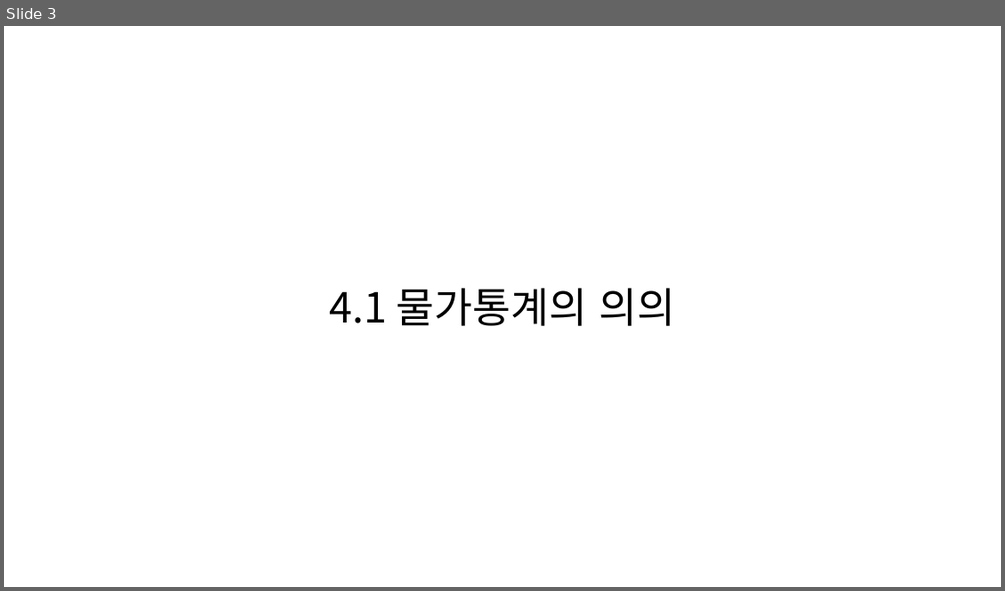
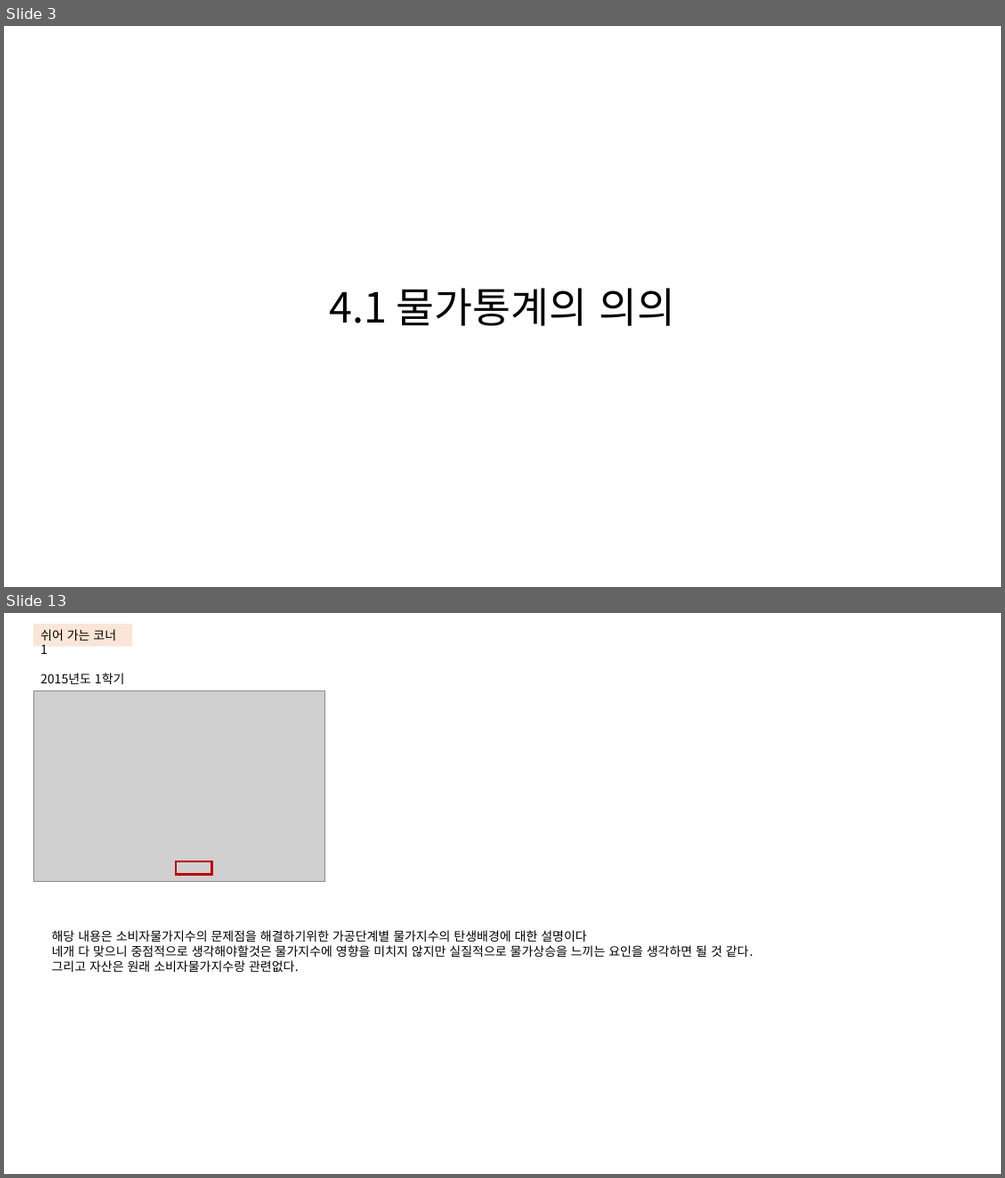
Before and after one commit to KNOU-STUDY/KNOU-UNDERSTANDING-NATIONAL-STATISTICS, a slide deck: previous_question/4장-물가통계.pptx. Shown one above the other, each under a label of ours: slide 3 before the commit, slides 3 and 13 after it; the slides between them are not shown. The pictures are 1005x591 and 1005x1178 pixels, drawn with LibreOffice and Linux fonts; fonts in the diff are those of the drawing; grey boxes stand for pictures. Boxes give left, top, right and bottom in pixels: in the first picture for what was removed or moved away, otherwise in the second. Text is boxed around its words. In the diff, an @@ line names an element or a change of style, - is before the commit and + after.

```diff
--- a/previous_question/4장-물가통계.pptx
+++ b/previous_question/4장-물가통계.pptx
@@ slide 13 added at <box>4,613,1001,1174</box>, background #FFFFFF @@
@@ rectangle added at <box>33,624,133,646</box>, fill #FBE5D6, 12 pt, text #000000 @@
+쉬어 가는 코너 1
@@ picture added at <box>33,690,324,882</box> @@
@@ text added at <box>40,673,124,684</box>, 12 pt, text #000000 @@
+2015년도 1학기
@@ rectangle added at <box>175,861,211,874</box>, outline #C00000 2 pt @@
@@ text added at <box>52,930,753,972</box>, 12 pt, text #000000 @@
+해당 내용은 소비자물가지수의 문제점을 해결하기위한 가공단계별 물가지수의 탄생배경에 대한 설명이다
+네개 다 맞으니 중점적으로 생각해야할것은 물가지수에 영향을 미치지 않지만 실질적으로 물가상승을 느끼는 요인을 생각하면 될 것 같다.
+그리고 자산은 원래 소비자물가지수랑 관련없다.
```
Also in this commit, not shown: 16 other slides added, 10 slides removed.
